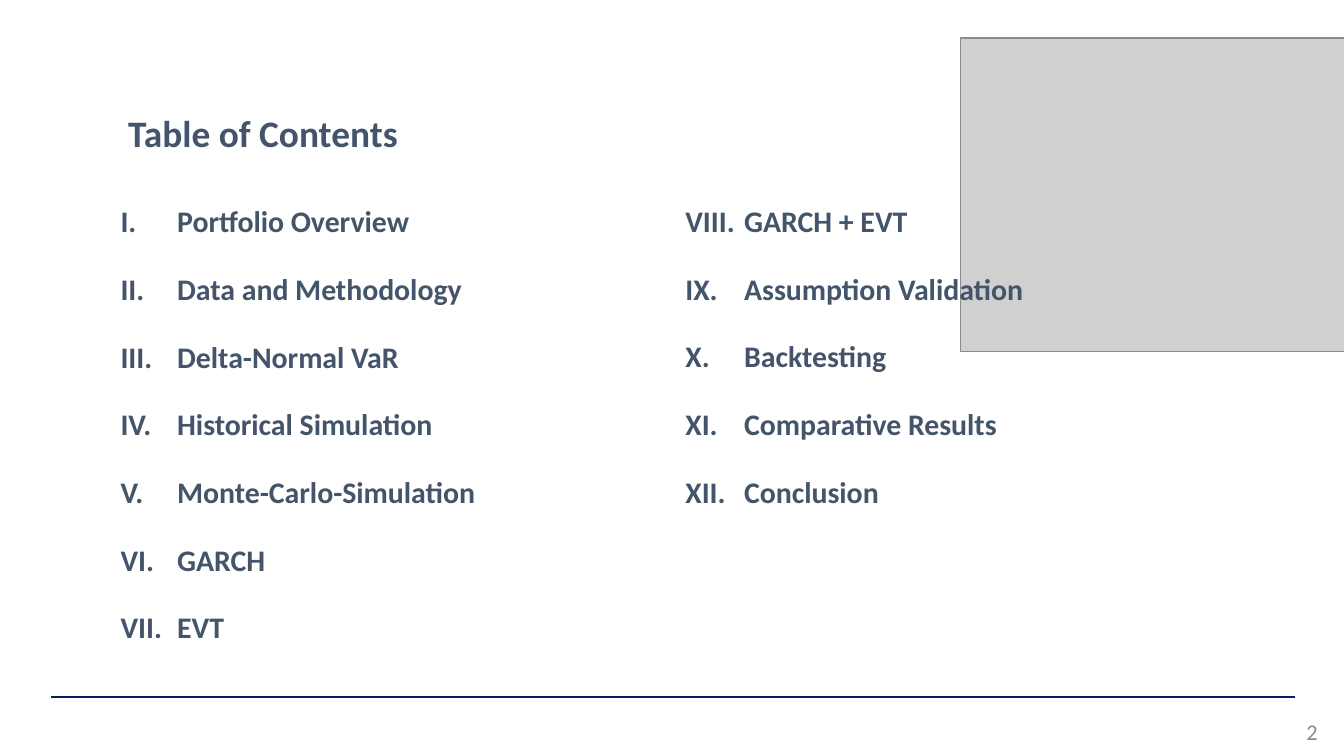
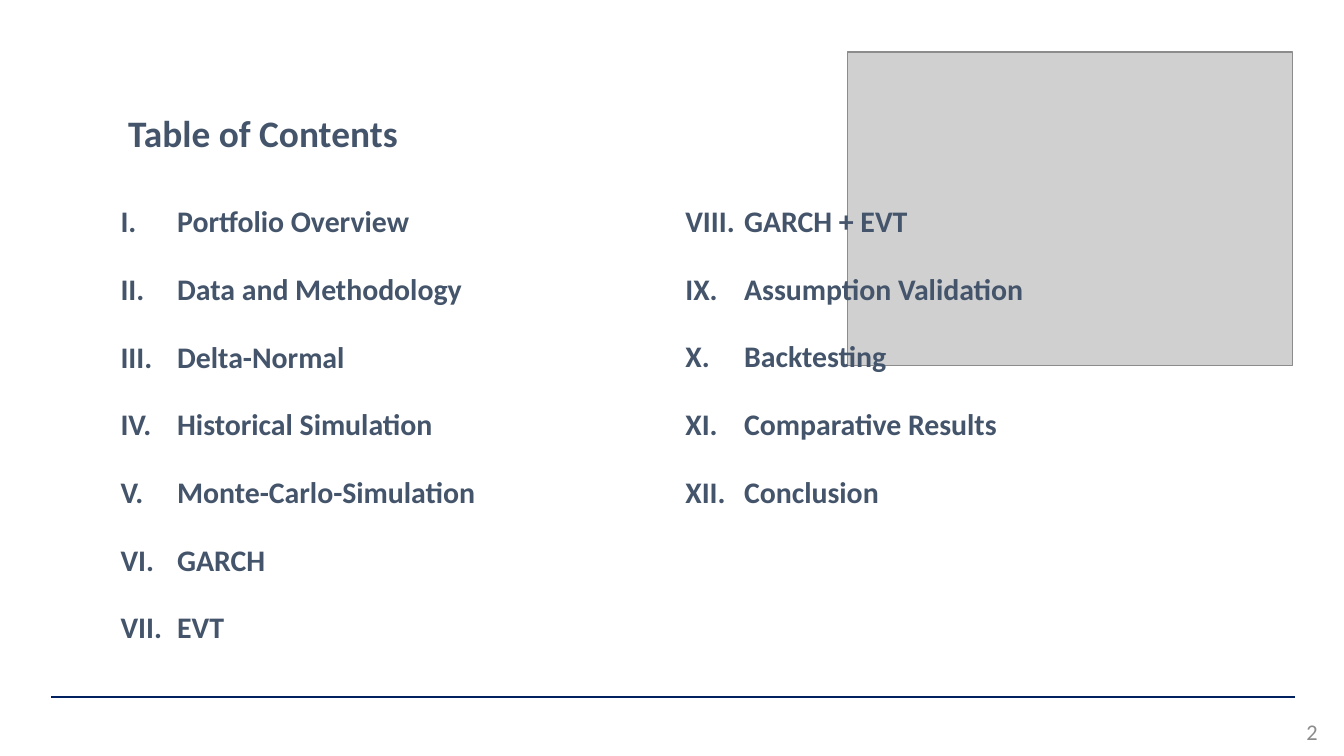
Before and after one commit to bilguudei13/var_project, a slide deck: slide 2 of outputs/presentation/Presentation_Layout.pptx. Drawn at 1344x756 pixels with LibreOffice and Linux fonts; fonts in the diff are those of the drawing; grey boxes stand for pictures. Boxes give left, top, right and bottom in pixels: in the first picture for what was removed or moved away, otherwise in the second. Text is boxed around its words. In the diff, an @@ line names an element or a change of style, - is before the commit and + after.

```diff
--- a/outputs/presentation/Presentation_Layout.pptx
+++ b/outputs/presentation/Presentation_Layout.pptx
@@ picture: place and size @@
-picture at box(961, 38, 1344, 351)
+picture at box(847, 52, 1292, 366)
@@ text at box(177, 347, 344, 368): text changed @@
-III. Delta-Normal VaR
+III. Delta-Normal
```
Also in this commit, not shown: 3 slides added, 10 other files.
